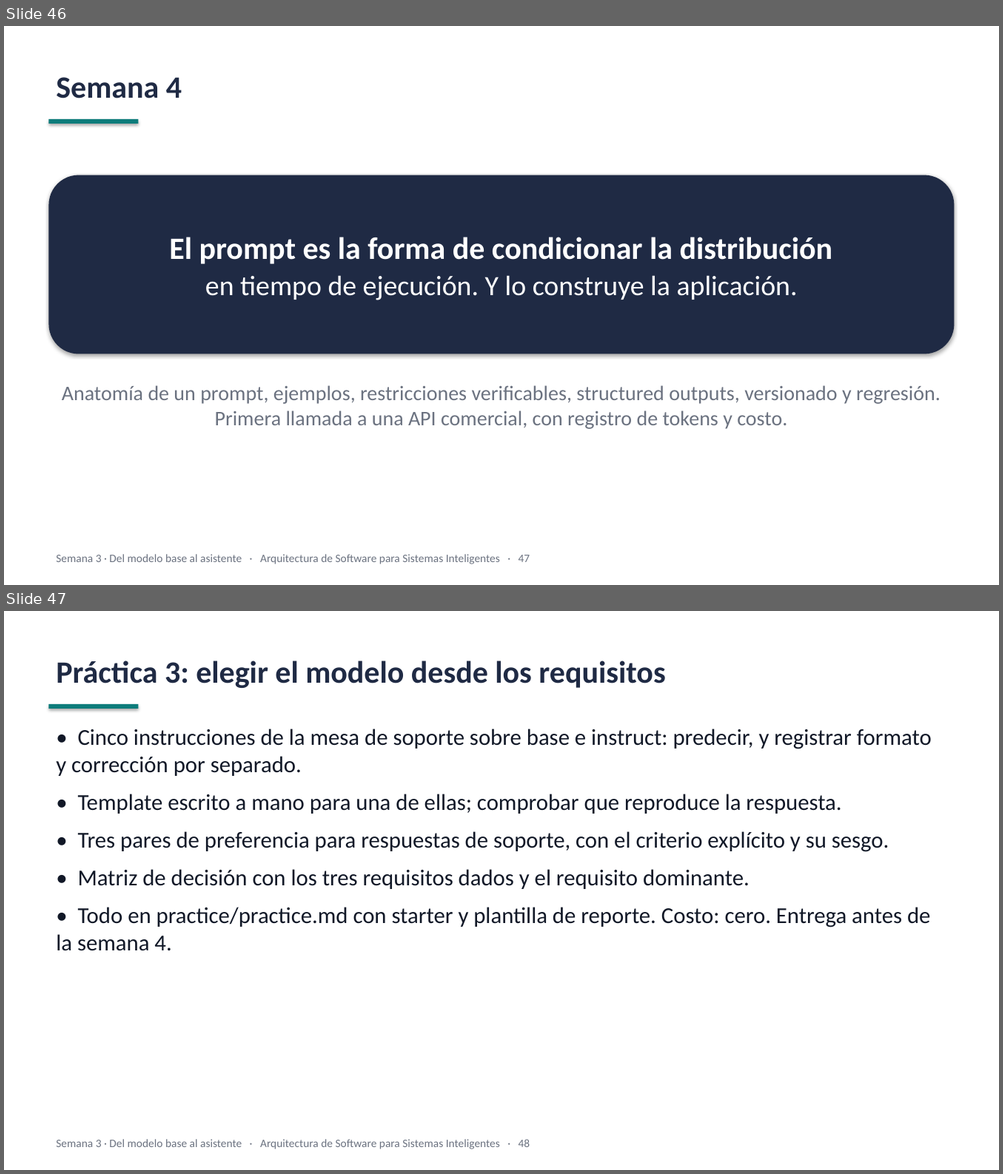
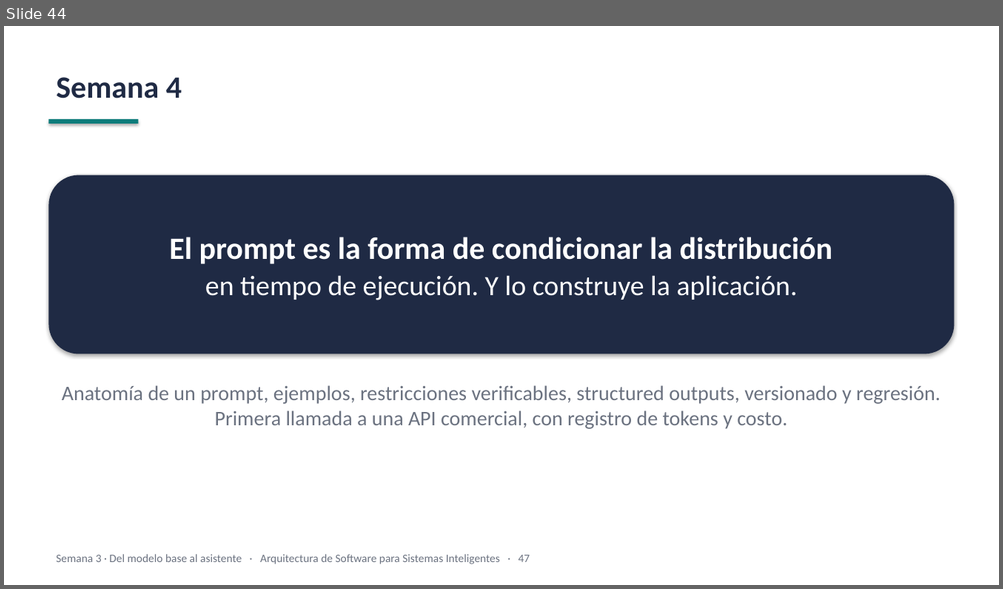
Before and after one commit to JunBarrs24/itm-maestria-llms, a slide deck: week-03/slides/week-03-slides.pptx. Shown one above the other, each under a label of ours: slides 46 and 47 before the commit, slide 44 after it. The pictures are 1003x1174 and 1003x589 pixels, drawn with LibreOffice and Linux fonts; fonts in the diff are those of the drawing. Boxes give left, top, right and bottom in pixels: in the first picture for what was removed or moved away, otherwise in the second. Text is boxed around its words. In the diff, an @@ line names an element or a change of style, - is before the commit and + after.

```diff
--- a/week-03/slides/week-03-slides.pptx
+++ b/week-03/slides/week-03-slides.pptx
@@ slide 47 removed at [4,611,999,1170], background #FFFFFF @@
@@ text removed at [56,661,665,688] @@
-Práctica 3: elegir el modelo desde los requisitos
@@ rectangle removed at [48,704,138,709] @@
@@ text removed at [56,729,931,951] @@
-• Cinco instrucciones de la mesa de soporte sobre base e instruct: predecir, y registrar formato y corrección por separado.
-• Template escrito a mano para una de ellas; comprobar que reproduce la respuesta.
-• Tres pares de preferencia para respuestas de soporte, con el criterio explícito y su sesgo.
-• Matriz de decisión con los tres requisitos dados y el requisito dominante.
-• Todo en practice/practice.md con starter y plantilla de reporte. Costo: cero. Entrega antes de la semana 4.
@@ text removed at [56,1139,530,1150] @@
-Semana 3 · Del modelo base al asistente · Arquitectura de Software para Sistemas Inteligentes · 48
@@ what was slide 46 is now slide 44 @@
```
Also in this commit, not shown: 11 slides changed, 2 other slides removed, 2 other files.
